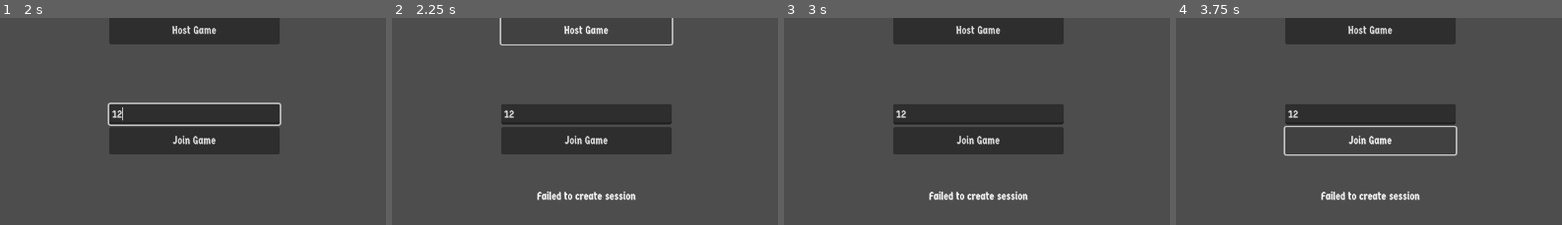
Above: before the commit, frames 1-4 (left to right).
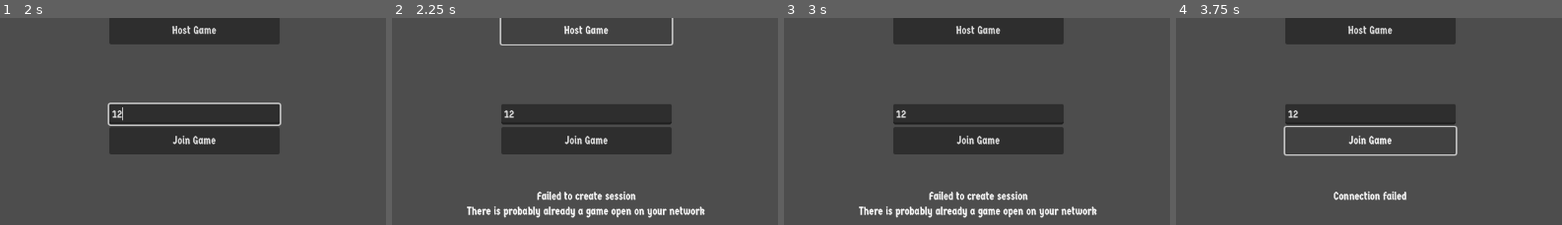
Above: after the commit, the same moments.

Repository: afourneaux/DragontoothBrawler
Game: Godot game, scene res://Prefabs/Menus/MenuRoot.tscn
Same seed, same stepped clock (60 frames per second), same inputs: the game is played once before the commit and once after it.
Inputs (mouse positions are % of the whole screen's width and height, from its top left):
- Up to frame 1 (2 s): click "Play" at 0.5 s; click (49, 43) at 1.27 s; type "Alex" at 1.35 s; click (49, 73) at 1.5 s; type "12" at 1.58 s
- Up to frame 2 (2.25 s): click "Host Game" at 2 s
- Up to frame 3 (3 s): click (98, 4) at 2.75 s
- Up to frame 4 (3.75 s): click "Join Game" at 3.5 s
The pictures show only the part of the screen within x 24-74%, y 50-100%; the shares and areas given below are measured in that part.

Frame 1 is identical in both runs. In frame 2, 1.6% of the frame differs, in the area x 19-82%, y 90-97%; in frame 3, 1.6%; in frame 4, 0.7%.

Commit message:
Heath & bar

Diff:
--- a/Prefabs/GameRoot.tscn
+++ b/Prefabs/GameRoot.tscn
@@ -8,26 +8,27 @@
 
 var spawner_timers = []
 const SPAWNER_REFRESH_TIME = 10
-var spawn_queue = []
+var player_spawn_queue = {}
+const PLAYER_SPAWN_DELAY = 3
 
 # Called when the node enters the scene tree for the first time.
 func _ready():
 	var music = load(\"res://Assets/Audio/battle_theme.wav\")
 	Audio.play_bg_music(music)
-	for spawner in range($Level/Spawners.get_child_count()):
-		spawner_timers.append(0)
 	# TODO: Create UI guff
-	request_spawn_player.rpc_id(1)
+	if multiplayer.is_server():
+		for spawner in range($Level/Spawners.get_child_count()):
+			spawner_timers.append(0)
+		for player_id in Server._player_data:
+			enqueue_player_spawn(player_id, false)
 
 
 # Called every frame. 'delta' is the elapsed time since the previous frame.
 func _process(delta):
 	if multiplayer.is_server():
-		for spawner in range(len(spawner_timers)):
-			spawner_timers[spawner] -= delta
-		for player in spawn_queue:
-			spawn_player(player)
-		spawn_queue.clear()
+		advance_spawn_timers(delta)
+		spawn_enqueued_players(delta)
+		check_player_out_of_bounds()
 
 # SERVER ONLY
 func get_spawner():
@@ -35,6 +36,7 @@
 		push_error(\"get_spawner called from client\")
 	var index
 	var valid_indices = []
+	# Get a random spawner among those off cooldown
 	for spawner in range(len(spawner_timers)):
 		if spawner_timers[spawner] <= 0:
 			valid_indices.append(spawner)
@@ -46,6 +48,21 @@
 	spawner_timers[index] = SPAWNER_REFRESH_TIME
 	return index
 
+func advance_spawn_timers(delta):
+	for spawner in range(len(spawner_timers)):
+		spawner_timers[spawner] -= delta
+
+func spawn_enqueued_players(delta):
+	var players_to_clear = []
+	for player_id in player_spawn_queue:
+		if player_spawn_queue[player_id] >= PLAYER_SPAWN_DELAY:
+			spawn_player(player_id)
+			players_to_clear.append(player_id)
+		else:
+			player_spawn_queue[player_id] += delta
+	for player_id in players_to_clear:
+		player_spawn_queue.erase(player_id)
+
 func spawn_player(player_id):
 	if not multiplayer.is_server():
 		push_error(\"spawn_player called from client\")
@@ -54,14 +71,22 @@
 	character.name = str(player_id)
 	character.position = $Level/Spawners.get_child(spawner).position
 	character.player_id = player_id
+	character.on_death.connect(enqueue_player_spawn)
 	$Players.add_child(character, true)
 
-# RPCs
-@rpc(\"any_peer\", \"reliable\", \"call_local\")
-func request_spawn_player():
+func check_player_out_of_bounds():
 	if not multiplayer.is_server():
-		push_error(\"request_spawn_player called from client\")
-	spawn_queue.append(multiplayer.get_remote_sender_id())
+		push_error(\"check_player_out_of_bounds called from client\")
+	for player in $Players.get_children():
+		if player.position.y > $Level/DeathHeight.position.y:
+			player.die()
+
+func enqueue_player_spawn(player_id, on_delay=true):
+	if not multiplayer.is_server():
+		push_error(\"enqueue_player_spawn called from client\")
+	if player_spawn_queue.has(player_id):
+		push_error(\"enqueue_player_spawn called, but player is already in queue\")
+	player_spawn_queue[player_id] = 0 if on_delay else PLAYER_SPAWN_DELAY
 "
 
 [sub_resource type="RectangleShape2D" id="RectangleShape2D_2gbds"]
--- a/Prefabs/Menus/LobbyMenu.tscn
+++ b/Prefabs/Menus/LobbyMenu.tscn
@@ -57,7 +57,7 @@
 
 	var result = peer.create_server(DEFAULT_PORT, Globals.MAX_PLAYERS)
 	if result != Error.OK:
-		$Inputs/WarningText.text = \"Failed to create session\"
+		_on_connection_failed(\"Failed to create session\\nThere is probably already a game open on your network\")
 		return
 	multiplayer.multiplayer_peer = peer
 	_on_join.emit(player_name)
@@ -86,9 +86,9 @@
 		return
 	multiplayer.multiplayer_peer = peer
 
-func _on_connection_failed():
+func _on_connection_failed(message=\"Connection failed\"):
 	isMenuDisabled = false
-	$Inputs/WarningText.text = \"Connection failed\"
+	$Inputs/WarningText.text = message
 	peer.close()
 	multiplayer.multiplayer_peer = null
 
--- a/Prefabs/Player.tscn
+++ b/Prefabs/Player.tscn
@@ -1,7 +1,8 @@
-[gd_scene load_steps=8 format=3 uid="uid://cvftqky6unyrj"]
+[gd_scene load_steps=11 format=3 uid="uid://cvftqky6unyrj"]
 
 [ext_resource type="SpriteFrames" uid="uid://br601lpl4fjmw" path="res://Assets/Animations/debug_character.tres" id="1_tgh88"]
 [ext_resource type="FontFile" uid="uid://lf13dwkcg2gj" path="res://Assets/Fonts/Germania_One/GermaniaOne-Regular.ttf" id="2_nb5ko"]
+[ext_resource type="Texture2D" uid="uid://cgk4syhbk7bha" path="res://Assets/Sprites/blank.bmp" id="3_qmhue"]
 
 [sub_resource type="GDScript" id="GDScript_7glg2"]
 resource_name = "Player"
@@ -13,7 +14,6 @@
 # Data sheet? Child classes?
 # TODO: Split animation into another file with signals
 # TODO: Split physics into another file with signals
-# TODO: Split status e.g. health into another file
 const SPEED = 400
 const FRICTION = 5
 const JUMP_HEIGHT = 800
@@ -22,6 +22,8 @@
 const WALLJUMP_FACTOR = 0.8
 const WALLJUMP_PUSH = 50
 
+const MAX_HEALTH = 100
+
 var gravity = ProjectSettings.get_setting(\"physics/2d/default_gravity\") * FLOATY_FACTOR
 var is_animation_state_set_this_frame = false
 
@@ -34,10 +36,19 @@
 
 
 func die():
-	on_death.emit()
+	on_death.emit(player_id)
+	self.queue_free()
+
+func _check_health(health):
+	if health <= 0:
+		die()
 
 func _ready():
 	$Name.text = Server._player_data[name.to_int()][PlayerData.Field.NAME]
+	$Status.on_health_changed.connect(_check_health)
+	$Status.on_health_changed.connect($Health.show_health)
+	$Status.max_health = MAX_HEALTH
+	$Status.health = MAX_HEALTH
 
 
 # Called every frame. 'delta' is the elapsed time since the previous frame.
@@ -140,6 +151,56 @@
 [sub_resource type="RectangleShape2D" id="RectangleShape2D_s81vj"]
 size = Vector2(16, 16)
 
+[sub_resource type="GDScript" id="GDScript_uv86y"]
+resource_name = "PlayerStatus"
+script/source = "extends Node
+
+signal on_health_changed
+
+var max_health: int
+
+var health: int:
+	set(value):
+		health = value
+		if health > max_health:
+			health = max_health
+		on_health_changed.emit(health)
+
+# Called when the node enters the scene tree for the first time.
+func _ready():
+	pass
+
+
+# Called every frame. 'delta' is the elapsed time since the previous frame.
+func _process(delta):
+	pass
+"
+
+[sub_resource type="GDScript" id="GDScript_2ebey"]
+resource_name = "HealthBar"
+script/source = "extends TextureProgressBar
+
+const MAX_VISIBILITY = 0.9
+const VISIBILITY_CHANGE_SPEED = 1
+const VISIBILITY_CHANGE_DELAY = 3
+var visibility_change_timer = 0
+var current_visibility = 0
+
+func show_health(new_value):
+	value = new_value
+	current_visibility = MAX_VISIBILITY
+	visibility_change_timer = 0
+
+# Called every frame. 'delta' is the elapsed time since the previous frame.
+func _process(delta):
+	if current_visibility > 0:
+		visibility_change_timer += delta
+		if visibility_change_timer >= VISIBILITY_CHANGE_DELAY:
+			current_visibility = max(
+				current_visibility - (delta * VISIBILITY_CHANGE_SPEED), 0)
+	modulate.a = current_visibility
+"
+
 [node name="Player" type="CharacterBody2D"]
 script = SubResource("GDScript_7glg2")
 
@@ -175,3 +236,27 @@
 [node name="CollisionShape2D" type="CollisionShape2D" parent="."]
 scale = Vector2(1, 2)
 shape = SubResource("RectangleShape2D_s81vj")
+
+[node name="Status" type="Node" parent="."]
+script = SubResource("GDScript_uv86y")
+
+[node name="Health" type="TextureProgressBar" parent="."]
+modulate = Color(1, 1, 1, 0.588235)
+custom_minimum_size = Vector2(75, 10)
+anchors_preset = 7
+anchor_left = 0.5
+anchor_top = 1.0
+anchor_right = 0.5
+anchor_bottom = 1.0
+offset_left = -37.5
+offset_top = -27.5
+offset_right = 37.5
+offset_bottom = -17.5
+grow_horizontal = 2
+grow_vertical = 0
+nine_patch_stretch = true
+texture_under = ExtResource("3_qmhue")
+texture_progress = ExtResource("3_qmhue")
+tint_under = Color(1, 0, 0, 1)
+tint_progress = Color(0, 0.419608, 0, 1)
+script = SubResource("GDScript_2ebey")
Binary file added: Assets/Sprites/blank.bmp
Not shown, added: Assets/Sprites/blank.bmp.import
